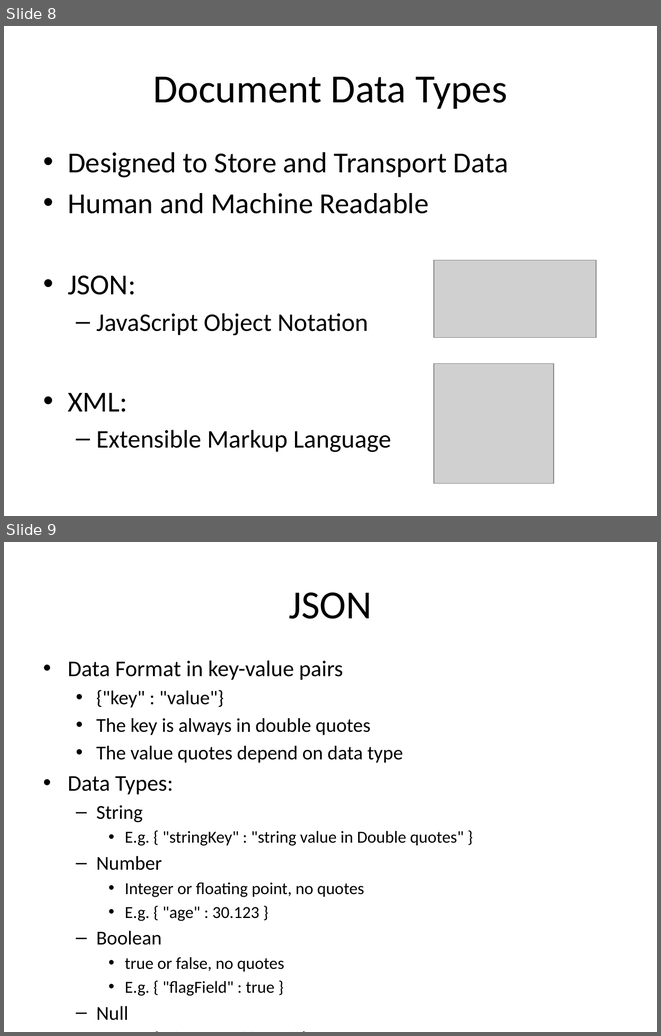
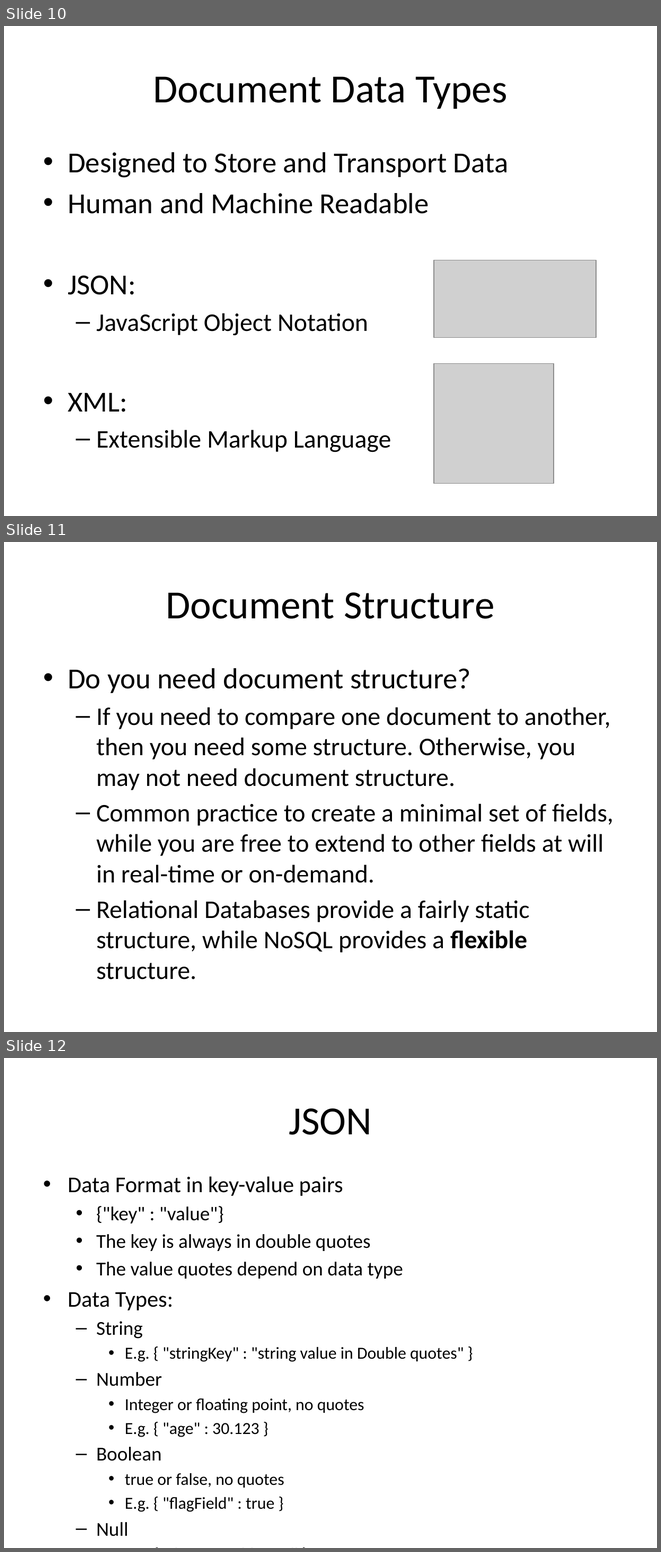
Before and after one commit to UUDeCART/NoSQL, a slide deck: NoSQL.pptx. Shown one above the other, each under a label of ours: slides 8 and 9 before the commit, slides 10, 11 and 12 after it. The pictures are 661x1036 and 661x1552 pixels, drawn with LibreOffice and Linux fonts; fonts in the diff are those of the drawing; grey boxes stand for pictures. Boxes give left, top, right and bottom in pixels: in the first picture for what was removed or moved away, otherwise in the second. Text is boxed around its words. In the diff, an @@ line names an element or a change of style, - is before the commit and + after.

```diff
--- a/NoSQL.pptx
+++ b/NoSQL.pptx
@@ slide 11 added at [4,542,657,1032], background #FFFFFF @@
@@ title added at [166,592,495,619], 44 pt, text #000000 @@
+Document Structure
@@ text added at [68,668,614,979], 28 pt, text #000000 @@
+• Do you need document structure?
+  – If you need to compare one document to another, then you need some structure. Otherwise, you may not need document structure.
+  – Common practice to create a minimal set of fields, while you are free to extend to other fields at will in real-time or on-demand.
+  – Relational Databases provide a fairly static structure, while NoSQL provides a flexible structure.
@@ what was slide 8 is now slide 10 @@
@@ what was slide 9 is now slide 12 @@
```
Also in this commit, not shown: 11 slides changed, 3 other slides added, 1 slide removed, 7 other files.
